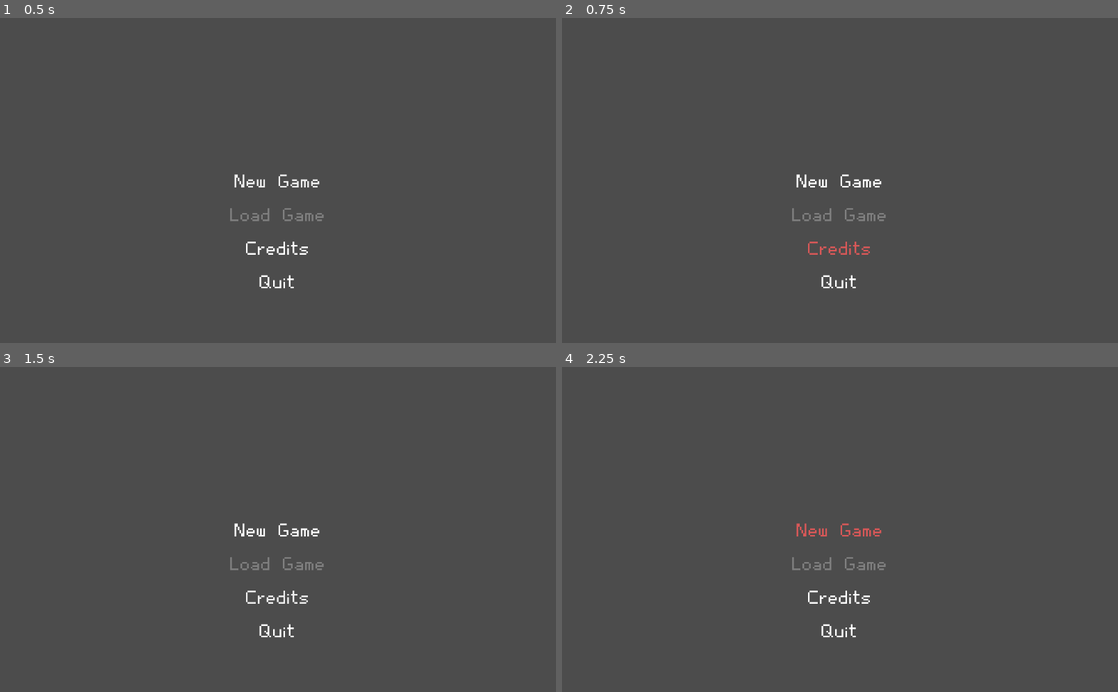
Above: before the commit, frames 1-4 (two rows, left to right).
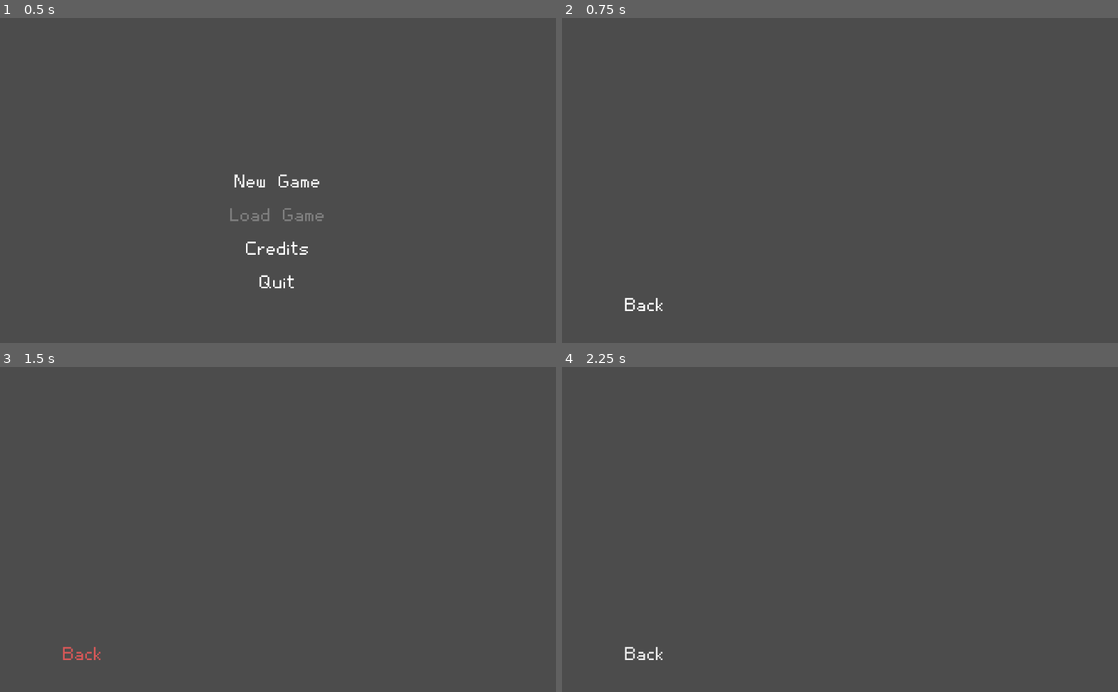
Above: after the commit, the same moments.

Repository: IceMage144/MAC0499
Game: Godot game, scene res://Main.tscn
Two runs of this game, one before a commit and one after it. Both use one fixed random seed, a clock stepped at 60 frames per second and the inputs below.
Inputs (mouse positions are in pixels of both pictures, inside the frame that each line leads up to):
- Up to frame 1 (0.5 s): no input
- Up to frame 2 (0.75 s): click "Credits" at 0.5 s
- Up to frame 3 (1.5 s): click (83, 653) at 1.25 s, where only the run after the commit has a clickable "Back"
- Up to frame 4 (2.25 s): click (840, 529) at 2 s, where only the run before the commit has a clickable "New Game"

Frame 1 is identical in both runs. In frame 2, 0.8% of the frame differs, in the area x 11-59%, y 48-91%; in frame 3, 0.8%; in frame 4, 0.8%.
Error after the commit: Parse Error: The function signature doesn't match the parent. Parent signature is: "String to_string()". (res://Bases/ActionBase.gd:52)

Commit message:
Change test scenes to inherit RoomBase and create teleport interactive

Diff:
--- a/Bases/Controller/BaseRobotController.gd
+++ b/Bases/Controller/BaseRobotController.gd
@@ -43,11 +43,9 @@
 	return dir == Action.RIGHT
 
 func _ready():
-	var glob = self.get_node("/root/global")
-
 	self.parent = self.get_parent()
-	self.enemy = glob.get_enemy(self.parent)
-	self.tm = glob.find_entity("tile_map")
+	self.enemy = global.get_enemy(self.parent)
+	self.tm = global.find_entity("floor")
 	$ThinkTimer.wait_time = self.parent.think_time
 
 func init(params):
--- a/Interactives/Teleport.gd
+++ b/Interactives/Teleport/Teleport.gd
@@ -11,6 +11,7 @@
 ]
 
 export(int, "Right", "Up", "Left", "Down") var direction = Direction.RIGHT
+export(PackedScene) var destination
 
 func _ready():
 	match self.direction:
@@ -22,3 +23,8 @@
 		Direction.DOWN:
 			self.rotation = PI / 2
 			$Sprite.flip_v = true
+
+func _on_Area2D_body_entered(body):
+	if body.is_in_group("player"):
+		var main = global.find_entity("main")
+		main.change_map(self.destination)
--- a/Interactives/Teleport.tscn
+++ b/Interactives/Teleport/Teleport.tscn
@@ -1,6 +1,6 @@
-[gd_scene load_steps=4 format=2]
+[gd_scene load_steps=5 format=2]
 
-[ext_resource path="res://Interactives/Teleport.gd" type="Script" id=1]
+[ext_resource path="res://Interactives/Teleport/Teleport.gd" type="Script" id=1]
 [ext_resource path="res://assets/arrow.png" type="Texture" id=2]
 
 [sub_resource type="Animation" id=1]
@@ -22,10 +22,16 @@
 "values": [ Vector2( -2, 0 ), Vector2( 0, 0 ), Vector2( 2, 0 ), Vector2( 0, 0 ) ]
 }
 
+[sub_resource type="RectangleShape2D" id=2]
+
+custom_solver_bias = 0.0
+extents = Vector2( 20, 30 )
+
 [node name="Teleport" type="Node2D"]
 
 script = ExtResource( 1 )
 direction = null
+destination = null
 
 [node name="Sprite" type="Sprite" parent="." index="0"]
 
@@ -42,3 +48,19 @@
 playback_speed = 1.0
 anims/idle = SubResource( 1 )
 blend_times = [  ]
+
+[node name="Area2D" type="Area2D" parent="." index="1"]
+
+input_pickable = true
+gravity_vec = Vector2( 0, 1 )
+gravity = 98.0
+linear_damp = 0.1
+angular_damp = 1.0
+audio_bus_override = false
+audio_bus_name = "Master"
+
+[node name="CollisionShape2D" type="CollisionShape2D" parent="Area2D" index="0"]
+
+shape = SubResource( 2 )
+
+[connection signal="body_entered" from="Area2D" to="." method="_on_Area2D_body_entered"]
--- a/Main.gd
+++ b/Main.gd
@@ -2,26 +2,25 @@
 
 const PauseMenu = preload("res://Menus/PauseMenu.tscn")
 
-enum Screen { MAIN_MENU, ROBOT_ROBOT, PLAYER_ROBOT }
+enum Scene { MAIN_MENU, ROBOT_ROBOT, PLAYER_ROBOT }
 
-const screen_path = {
-	Screen.MAIN_MENU: "res://Menus/MainMenu.tscn",
-	Screen.ROBOT_ROBOT: "res://Maps/Tests/RobotRobotArena.tscn",
-	Screen.PLAYER_ROBOT: "res://Maps/Tests/PlayerRobotArena.tscn"
+const scene_path = {
+	Scene.MAIN_MENU: "res://Menus/MainMenu.tscn",
+	Scene.ROBOT_ROBOT: "res://Maps/Tests/RobotRobotArena.tscn",
+	Scene.PLAYER_ROBOT: "res://Maps/Tests/PlayerRobotArena.tscn"
 }
 
-export(int, "Main menu", "Robot vs Robot test", "Player vs Robot test") var first_screen = Screen.MAIN_MENU
+export(int, "Main menu", "Robot vs Robot test", "Player vs Robot test") var first_scene = Scene.MAIN_MENU
 export(bool) var character_debug = false
-export(bool) var arena_debug = false
+export(bool) var environment_debug = false
 
-var ScreenClass
-var arena
+var FirstSceneClass
+var current_scene
 
 func _ready():
-	var global = get_node("/root/global")
-	ScreenClass = load(screen_path[first_screen])
-	reset_arena()
-	if first_screen != Screen.MAIN_MENU:
+	self.FirstSceneClass = load(scene_path[first_scene])
+	self.reset_game()
+	if first_scene != Scene.MAIN_MENU:
 		assert(global.has_entity("team1"))
 		assert(global.has_entity("team2"))
 		for timer in get_tree().get_nodes_in_group("debug_timer"):
@@ -32,14 +31,17 @@
 
 func _process(_delta):
 	if Input.is_action_just_pressed("pause"):
-		add_child(PauseMenu.instance())
+		self.add_child(PauseMenu.instance())
 	if Input.is_action_just_pressed("rewind"):
-		reset_arena()
+		self.reset_game()
 
-func reset_arena():
-	if self.arena:
-		self.arena.queue_free()
-		yield(self.arena, "tree_exited")
-	self.arena = ScreenClass.instance()
-	add_child(self.arena)
-	self.arena.debug_mode = self.arena_debug
+func reset_game():
+	self.change_map(self.FirstSceneClass)
+
+func change_map(scene):
+	if self.current_scene:
+		self.current_scene.queue_free()
+		yield(self.current_scene, "tree_exited")
+	self.current_scene = scene.instance()
+	self.add_child(self.current_scene)
+	self.current_scene.debug_mode = self.environment_debug
--- a/Main.tscn
+++ b/Main.tscn
@@ -2,9 +2,11 @@
 
 [ext_resource path="res://Main.gd" type="Script" id=1]
 
-[node name="Main" type="Node"]
+[node name="Main" type="Node" index="0" groups=[
+"main",
+]]
 
 script = ExtResource( 1 )
-first_screen = 0
-character_debug = true
-arena_debug = false
+first_scene = 0
+character_debug = false
+environment_debug = false
--- a/Maps/Adventures/Cave/CaveRoom1.tscn
+++ b/Maps/Adventures/Cave/CaveRoom1.tscn
@@ -1,9 +1,10 @@
-[gd_scene load_steps=3 format=2]
+[gd_scene load_steps=4 format=2]
 
 [ext_resource path="res://Maps/Adventures/AdventureRoomBase.tscn" type="PackedScene" id=1]
 [ext_resource path="res://Maps/Adventures/Cave/CaveTileset.tres" type="TileSet" id=2]
+[ext_resource path="res://Characters/Player/Player.tscn" type="PackedScene" id=3]
 
-[node name="CaveRoom1" instance=ExtResource( 1 )]
+[node name="CaveRoom1" index="0" instance=ExtResource( 1 )]
 
 [node name="Floor" parent="." index="0"]
 
@@ -16,6 +17,6 @@
 cell_y_sort = false
 tile_data = PoolIntArray( -1, 1, 131072, -65536, 1, 131073, -65535, 1, 131073, -65534, 1, 131073, -65533, 1, 131073, -6 …(4878 unchanged characters)…
 
-[node name="Player" parent="Wall" index="0"]
+[node name="Player" parent="Wall" index="0" instance=ExtResource( 3 )]
 
-position = Vector2( 38.6252, 339.675 )
+position = Vector2( 56.6445, 331.055 )
--- a/Maps/City/City.tscn
+++ b/Maps/City/City.tscn
@@ -1,10 +1,12 @@
-[gd_scene load_steps=4 format=2]
+[gd_scene load_steps=6 format=2]
 
 [ext_resource path="res://Maps/RoomBase.tscn" type="PackedScene" id=1]
 [ext_resource path="res://Maps/City/CityTileset.tres" type="TileSet" id=2]
-[ext_resource path="res://Interactives/Teleport.tscn" type="PackedScene" id=3]
+[ext_resource path="res://Interactives/Teleport/Teleport.tscn" type="PackedScene" id=3]
+[ext_resource path="res://Maps/Adventures/Cave/CaveRoom1.tscn" type="PackedScene" id=4]
+[ext_resource path="res://Characters/Player/Player.tscn" type="PackedScene" id=5]
 
-[node name="City" index="0" instance=ExtResource( 1 )]
+[node name="City" instance=ExtResource( 1 )]
 
 [node name="Floor" parent="." index="0"]
 
@@ -13,8 +15,9 @@
 
 [node name="Teleport" parent="Wall" index="0" instance=ExtResource( 3 )]
 
-position = Vector2( 982.986, 267.729 )
+position = Vector2( 984.646, 266.419 )
+destination = ExtResource( 4 )
 
-[node name="Player" parent="Wall" index="1"]
+[node name="Player" parent="Wall" index="1" instance=ExtResource( 5 )]
 
-position = Vector2( 615.096, 261.508 )
+position = Vector2( 708.405, 283.607 )
--- a/Maps/RoomBase.gd
+++ b/Maps/RoomBase.gd
@@ -1,8 +1,11 @@
 extends Node2D
 
+var debug_mode = false
+
 func _ready():
-	var camera = global.find_entity("camera")
-	camera.limit_left = $CameraLimits/TopLeftCorner.position.x
-	camera.limit_top = $CameraLimits/TopLeftCorner.position.y
-	camera.limit_right = $CameraLimits/BottomRightCorner.position.x
-	camera.limit_bottom = $CameraLimits/BottomRightCorner.position.y
+	if global.has_entity("camera"):
+		var camera = global.find_entity("camera")
+		camera.limit_left = $CameraLimits/TopLeftCorner.position.x
+		camera.limit_top = $CameraLimits/TopLeftCorner.position.y
+		camera.limit_right = $CameraLimits/BottomRightCorner.position.x
+		camera.limit_bottom = $CameraLimits/BottomRightCorner.position.y
--- a/Maps/RoomBase.tscn
+++ b/Maps/RoomBase.tscn
@@ -1,13 +1,16 @@
-[gd_scene load_steps=3 format=2]
+[gd_scene load_steps=2 format=2]
 
 [ext_resource path="res://Maps/RoomBase.gd" type="Script" id=1]
-[ext_resource path="res://Characters/Player/Player.tscn" type="PackedScene" id=2]
 
-[node name="AdventureRoom" type="Node2D"]
+[node name="RoomBase" type="Node2D" index="0" groups=[
+"room",
+]]
 
 script = ExtResource( 1 )
 
-[node name="Floor" type="TileMap" parent="." index="0"]
+[node name="Floor" type="TileMap" parent="." index="0" groups=[
+"floor",
+]]
 
 mode = 0
 tile_set = null
@@ -27,7 +30,9 @@
 format = 1
 tile_data = PoolIntArray(  )
 
-[node name="Wall" type="TileMap" parent="." index="1"]
+[node name="Wall" type="TileMap" parent="." index="1" groups=[
+"wall",
+]]
 
 mode = 0
 tile_set = null
@@ -47,10 +52,6 @@
 format = 1
 tile_data = PoolIntArray(  )
 
-[node name="Player" parent="Wall" index="0" instance=ExtResource( 2 )]
-
-position = Vector2( 113.805, 242.99 )
-
 [node name="CameraLimits" type="Node" parent="." index="2"]
 
 [node name="TopLeftCorner" type="Position2D" parent="CameraLimits" index="0"]
--- a/Maps/Tests/BasicTileset.tres
+++ b/Maps/Tests/BasicTileset.tres
@@ -1,6 +1,6 @@
 [gd_resource type="TileSet" load_steps=3 format=2]
 
-[ext_resource path="res://assets/tiles.png" type="Texture" id=1]
+[ext_resource path="res://assets/tiles/tiles.png" type="Texture" id=1]
 
 [sub_resource type="ConvexPolygonShape2D" id=1]
 
--- a/Maps/Tests/BasicTileset.tscn
+++ b/Maps/Tests/BasicTileset.tscn
@@ -1,6 +1,6 @@
 [gd_scene load_steps=2 format=2]
 
-[ext_resource path="res://assets/tiles.png" type="Texture" id=1]
+[ext_resource path="res://assets/tiles/tiles.png" type="Texture" id=1]
 
 [node name="Node2D" type="Node2D"]
 
--- a/Maps/Tests/PlayerRobotArena.tscn
+++ b/Maps/Tests/PlayerRobotArena.tscn
@@ -1,51 +1,31 @@
-[gd_scene load_steps=5 format=2]
+[gd_scene load_steps=6 format=2]
 
-[ext_resource path="res://Maps/Tests/Arena.py" type="Script" id=1]
-[ext_resource path="res://Maps/Tests/BasicTileset.tres" type="TileSet" id=2]
-[ext_resource path="res://Characters/Player/Player.tscn" type="PackedScene" id=3]
-[ext_resource path="res://Characters/Human/Human.tscn" type="PackedScene" id=4]
+[ext_resource path="res://Maps/RoomBase.tscn" type="PackedScene" id=1]
+[ext_resource path="res://Maps/Tests/Arena.py" type="Script" id=2]
+[ext_resource path="res://Maps/Tests/BasicTileset.tres" type="TileSet" id=3]
+[ext_resource path="res://Characters/Player/Player.tscn" type="PackedScene" id=4]
+[ext_resource path="res://Characters/Human/Human.tscn" type="PackedScene" id=5]
 
-[node name="GeneticArena" type="YSort" groups=[
-"arena",
-]]
+[node name="PlayerRobotArena" instance=ExtResource( 1 )]
 
-sort_enabled = true
-script = ExtResource( 1 )
+script = ExtResource( 2 )
 
-[node name="Floor" type="TileMap" parent="." index="0" groups=[
-"tile_map",
-]]
+[node name="Floor" parent="." index="0"]
 
-mode = 0
-tile_set = ExtResource( 2 )
-cell_size = Vector2( 32, 32 )
-cell_quadrant_size = 16
-cell_custom_transform = Transform2D( 1, 0, 0, 1, 0, 0 )
-cell_half_offset = 2
-cell_tile_origin = 0
-cell_y_sort = false
-cell_clip_uv = false
-collision_use_kinematic = false
-collision_friction = 1.0
-collision_bounce = 0.0
-collision_layer = 1
-collision_mask = 1
-occluder_light_mask = 1
-format = 1
+tile_set = ExtResource( 3 )
 tile_data = PoolIntArray( 0, 1, 0, 1, 1, 0, 2, 1, 0, 3, 1, 0, 4, 1, 0, 5, 1, 0, 6, 1, 0, 7, 1, 0, 8, 1, 0, 9, 1, 0, 10, …(8345 unchanged characters)…
-_sections_unfolded = [ "Cell" ]
 
-[node name="Player" parent="." index="1" groups=[
+[node name="Player" parent="Wall" index="0" groups=[
 "team1",
-] instance=ExtResource( 3 )]
-
-position = Vector2( 340, 321 )
-
-[node name="Robot2" parent="." index="2" groups=[
-"team2",
 ] instance=ExtResource( 4 )]
 
-position = Vector2( 757, 304 )
+position = Vector2( 363.887, 303.758 )
+
+[node name="Robot" parent="Wall" index="1" groups=[
+"team2",
+] instance=ExtResource( 5 )]
+
+position = Vector2( 713.991, 299.814 )
 ai_type = 1
 learning_rate = 0.0005
 discount = 0.999
@@ -59,5 +39,3 @@
 wait_time = 20.0
 one_shot = false
 autostart = true
-
-[connection signal="timeout" from="TimeoutTimer" to="." method="_on_TimeoutTimer_timeout"]
--- a/Maps/Tests/RobotRobotArena.tscn
+++ b/Maps/Tests/RobotRobotArena.tscn
@@ -1,44 +1,24 @@
-[gd_scene load_steps=4 format=2]
+[gd_scene load_steps=5 format=2]
 
-[ext_resource path="res://Maps/Tests/Arena.py" type="Script" id=1]
-[ext_resource path="res://Maps/Tests/BasicTileset.tres" type="TileSet" id=2]
-[ext_resource path="res://Characters/Human/Human.tscn" type="PackedScene" id=3]
+[ext_resource path="res://Maps/RoomBase.tscn" type="PackedScene" id=1]
+[ext_resource path="res://Maps/Tests/Arena.py" type="Script" id=2]
+[ext_resource path="res://Maps/Tests/BasicTileset.tres" type="TileSet" id=3]
+[ext_resource path="res://Characters/Human/Human.tscn" type="PackedScene" id=4]
 
-[node name="GeneticArena" type="YSort" groups=[
-"arena",
-]]
+[node name="RobotRobotTest" instance=ExtResource( 1 )]
 
-sort_enabled = true
-script = ExtResource( 1 )
+script = ExtResource( 2 )
 
-[node name="Floor" type="TileMap" parent="." index="0" groups=[
-"tile_map",
-]]
+[node name="Floor" parent="." index="0"]
 
-mode = 0
-tile_set = ExtResource( 2 )
-cell_size = Vector2( 32, 32 )
-cell_quadrant_size = 16
-cell_custom_transform = Transform2D( 1, 0, 0, 1, 0, 0 )
-cell_half_offset = 2
-cell_tile_origin = 0
-cell_y_sort = false
-cell_clip_uv = false
-collision_use_kinematic = false
-collision_friction = 1.0
-collision_bounce = 0.0
-collision_layer = 1
-collision_mask = 1
-occluder_light_mask = 1
-format = 1
+tile_set = ExtResource( 3 )
 tile_data = PoolIntArray( 0, 1, 0, 1, 1, 0, 2, 1, 0, 3, 1, 0, 4, 1, 0, 5, 1, 0, 6, 1, 0, 7, 1, 0, 8, 1, 0, 9, 1, 0, 10, …(8345 unchanged characters)…
-_sections_unfolded = [ "Cell" ]
 
-[node name="Robot1" parent="." index="1" groups=[
+[node name="Robot1" parent="Wall" index="0" groups=[
 "team1",
-] instance=ExtResource( 3 )]
+] instance=ExtResource( 4 )]
 
-position = Vector2( 736, 263 )
+position = Vector2( 755.802, 302.955 )
 ai_type = 1
 learning_rate = 0.0005
 discount = 0.999
@@ -46,11 +26,11 @@
 exploration_rate_decay_time = 40.0
 experience_replay = true
 
-[node name="Robot2" parent="." index="2" groups=[
+[node name="Robot2" parent="Wall" index="1" groups=[
 "team2",
-] instance=ExtResource( 3 )]
+] instance=ExtResource( 4 )]
 
-position = Vector2( 349, 261 )
+position = Vector2( 268.382, 298.364 )
 ai_type = 2
 learning_rate = 0.0005
 discount = 0.999
@@ -64,5 +44,3 @@
 wait_time = 20.0
 one_shot = false
 autostart = true
-
-[connection signal="timeout" from="TimeoutTimer" to="." method="_on_TimeoutTimer_timeout"]
--- a/Maps/Util/DrawActions.gd
+++ b/Maps/Util/DrawActions.gd
@@ -12,7 +12,6 @@
 var botAI
 
 func _ready():
-	var global = get_node("/root/global")
 	player = global.find_entity("team1")
 	robot = global.find_entity("team2")
 	botAI = robot.get_node("AI")
--- /dev/null
+++ b/Menus/Credits.tscn
@@ -0,0 +1,53 @@
+[gd_scene load_steps=2 format=2]
+
+[ext_resource path="res://Menus/MenuButton.tscn" type="PackedScene" id=1]
+
+[node name="Credits" type="Control" index="0"]
+
+anchor_left = 0.0
+anchor_top = 0.0
+anchor_right = 0.0
+anchor_bottom = 0.0
+margin_right = 40.0
+margin_bottom = 40.0
+rect_pivot_offset = Vector2( 0, 0 )
+rect_clip_content = false
+mouse_filter = 0
+mouse_default_cursor_shape = 0
+size_flags_horizontal = 1
+size_flags_vertical = 1
+
+[node name="RichTextLabel" type="RichTextLabel" parent="." index="0"]
+
+anchor_left = 0.0
+anchor_top = 0.0
+anchor_right = 0.0
+anchor_bottom = 0.0
+margin_right = 234.0
+margin_bottom = 173.0
+rect_pivot_offset = Vector2( 0, 0 )
+rect_clip_content = true
+mouse_filter = 0
+mouse_default_cursor_shape = 0
+size_flags_horizontal = 1
+size_flags_vertical = 1
+bbcode_enabled = false
+bbcode_text = ""
+visible_characters = -1
+percent_visible = 1.0
+meta_underlined = true
+tab_size = 4
+text = ""
+scroll_active = true
+scroll_following = false
+selection_enabled = false
+override_selected_font_color = false
+_sections_unfolded = [ "BBCode" ]
+
+[node name="Back" parent="." index="1" instance=ExtResource( 1 )]
+
+margin_left = 57.0
+margin_top = 508.0
+margin_right = 249.0
+margin_bottom = 550.0
+text = "Back"
--- a/Menus/MainMenu.gd
+++ b/Menus/MainMenu.gd
@@ -1,4 +1,7 @@
 extends Control
+
+const CityScene = preload("res://Maps/City/City.tscn")
+const CreditsScene = preload("res://Menus/Credits.tscn")
 
 var debug_mode = false
 var focused_button_id = 0
@@ -27,3 +30,17 @@
 	if not self.buttons[button_id].disabled:
 		self.buttons[self.focused_button_id].release_focus()
 		self.focused_button_id = button_id
+
+
+func _on_NewGame_pressed():
+	var main = global.find_entity("main")
+	main.change_map(CityScene)
+
+
+func _on_Credits_pressed():
+	var main = global.find_entity("main")
+	main.change_map(CreditsScene)
+
+
+func _on_Quit_pressed():
+	get_tree().quit()
--- a/Menus/MainMenu.tscn
+++ b/Menus/MainMenu.tscn
@@ -1,50 +1,7 @@
-[gd_scene load_steps=9 format=2]
+[gd_scene load_steps=3 format=2]
 
 [ext_resource path="res://Menus/MainMenu.gd" type="Script" id=1]
-[ext_resource path="res://assets/magic-pixel/Magic-Pixel.ttf" type="DynamicFontData" id=2]
-
-[sub_resource type="StyleBoxEmpty" id=1]
-
-content_margin_left = -1.0
-content_margin_right = -1.0
-content_margin_top = -1.0
-content_margin_bottom = -1.0
-
-[sub_resource type="StyleBoxEmpty" id=2]
-
-content_margin_left = -1.0
-content_margin_right = -1.0
-content_margin_top = -1.0
-content_margin_bottom = -1.0
-
-[sub_resource type="StyleBoxEmpty" id=3]
-
-content_margin_left = -1.0
-content_margin_right = -1.0
-content_margin_top = -1.0
-content_margin_bottom = -1.0
-
-[sub_resource type="StyleBoxEmpty" id=4]
-
-content_margin_left = -1.0
-content_margin_right = -1.0
-content_margin_top = -1.0
-content_margin_bottom = -1.0
-
-[sub_resource type="StyleBoxEmpty" id=5]
-
-content_margin_left = -1.0
-content_margin_right = -1.0
-content_margin_top = -1.0
-content_margin_bottom = -1.0
-
-[sub_resource type="DynamicFont" id=6]
-
-size = 33
-use_mipmaps = false
-use_filter = false
-font_data = ExtResource( 2 )
-_sections_unfolded = [ "Settings" ]
+[ext_resource path="res://Menus/MenuButton.tscn" type="PackedScene" id=2]
 
 [node name="MainMenu" type="Control" index="0"]
 
@@ -99,141 +56,31 @@
 alignment = 0
 _sections_unfolded = [ "custom_constants" ]
 
-[node name="NewGame" type="Button" parent="MarginContainer/VBoxContainer" index="0"]
+[node name="NewGame" parent="MarginContainer/VBoxContainer" index="0" instance=ExtResource( 2 )]
 
-anchor_left = 0.0
-anchor_top = 0.0
-anchor_right = 0.0
-anchor_bottom = 0.0
-margin_right = 192.0
-margin_bottom = 42.0
-rect_pivot_offset = Vector2( 0, 0 )
-rect_clip_content = false
-focus_mode = 2
-mouse_filter = 0
-mouse_default_cursor_shape = 0
-size_flags_horizontal = 1
-size_flags_vertical = 1
-custom_styles/hover = SubResource( 1 )
-custom_styles/pressed = SubResource( 2 )
-custom_styles/focus = SubResource( 3 )
-custom_styles/disabled = SubResource( 4 )
-custom_styles/normal = SubResource( 5 )
-custom_fonts/font = SubResource( 6 )
-custom_colors/font_color_disabled = Color( 0.503906, 0.503906, 0.503906, 1 )
-custom_colors/font_color = Color( 1, 1, 1, 1 )
-custom_colors/font_color_hover = Color( 0.851562, 0.345947, 0.345947, 1 )
-custom_colors/font_color_pressed = Color( 0.752941, 0.25098, 0.25098, 1 )
-toggle_mode = false
-enabled_focus_mode = 2
-shortcut = null
-group = null
 text = "New Game"
-flat = true
-align = 1
-_sections_unfolded = [ "custom_colors" ]
 
-[node name="LoadGame" type="Button" parent="MarginContainer/VBoxContainer" index="1"]
+[node name="LoadGame" parent="MarginContainer/VBoxContainer" index="1" instance=ExtResource( 2 )]
 
-anchor_left = 0.0
-anchor_top = 0.0
-anchor_right = 0.0
-anchor_bottom = 0.0
 margin_top = 62.0
-margin_right = 192.0
 margin_bottom = 104.0
-rect_pivot_offset = Vector2( 0, 0 )
-rect_clip_content = false
-focus_mode = 2
-mouse_filter = 0
-mouse_default_cursor_shape = 0
-size_flags_horizontal = 1
-size_flags_vertical = 1
-custom_styles/hover = SubResource( 1 )
-custom_styles/pressed = SubResource( 2 )
-custom_styles/focus = SubResource( 3 )
-custom_styles/disabled = SubResource( 4 )
-custom_styles/normal = SubResource( 5 )
-custom_fonts/font = SubResource( 6 )
-custom_colors/font_color_disabled = Color( 0.503906, 0.503906, 0.503906, 1 )
-custom_colors/font_color = Color( 1, 1, 1, 1 )
-custom_colors/font_color_hover = Color( 0.851562, 0.345947, 0.345947, 1 )
-custom_colors/font_color_pressed = Color( 0.752941, 0.25098, 0.25098, 1 )
 disabled = true
-toggle_mode = false
-enabled_focus_mode = 2
-shortcut = null
-group = null
 text = "Load Game"
-flat = true
-align = 1
-_sections_unfolded = [ "custom_colors" ]
 
-[node name="Credits" type="Button" parent="MarginContainer/VBoxContainer" index="2"]
+[node name="Credits" parent="MarginContainer/VBoxContainer" index="2" instance=ExtResource( 2 )]
 
-anchor_left = 0.0
-anchor_top = 0.0
-anchor_right = 0.0
-anchor_bottom = 0.0
 margin_top = 124.0
-margin_right = 192.0
 margin_bottom = 166.0
-rect_pivot_offset = Vector2( 0, 0 )
-rect_clip_content = false
-focus_mode = 2
-mouse_filter = 0
-mouse_default_cursor_shape = 0
-size_flags_horizontal = 1
-size_flags_vertical = 1
-custom_styles/hover = SubResource( 1 )
-custom_styles/pressed = SubResource( 2 )
-custom_styles/focus = SubResource( 3 )
-custom_styles/disabled = SubResource( 4 )
-custom_styles/normal = SubResource( 5 )
-custom_fonts/font = SubResource( 6 )
-custom_colors/font_color_disabled = Color( 0.503906, 0.503906, 0.503906, 1 )
-custom_colors/font_color = Color( 1, 1, 1, 1 )
-custom_colors/font_color_hover = Color( 0.851562, 0.345947, 0.345947, 1 )
-custom_colors/font_color_pressed = Color( 0.752941, 0.25098, 0.25098, 1 )
-toggle_mode = false
-enabled_focus_mode = 2
-shortcut = null
-group = null
 text = "Credits"
-flat = true
-align = 1
-_sections_unfolded = [ "custom_colors" ]
 
-[node name="Quit" type="Button" parent="MarginContainer/VBoxContainer" index="3"]
+[node name="Quit" parent="MarginContainer/VBoxContainer" index="3" instance=ExtResource( 2 )]
 
-anchor_left = 0.0
-anchor_top = 0.0
-anchor_right = 0.0
-anchor_bottom = 0.0
 margin_top = 186.0
-margin_right = 192.0
 margin_bottom = 228.0
-rect_pivot_offset = Vector2( 0, 0 )
-rect_clip_content = false
-focus_mode = 2
-mouse_filter = 0
-mouse_default_cursor_shape = 0
-size_flags_horizontal = 1
-size_flags_vertical = 1
-custom_styles/hover = SubResource( 1 )
-custom_styles/pressed = SubResource( 2 )
-custom_styles/focus = SubResource( 3 )
-custom_styles/disabled = SubResource( 4 )
-custom_styles/normal = SubResource( 5 )
-custom_fonts/font = SubResource( 6 )
-custom_colors/font_color_disabled = Color( 0.503906, 0.503906, 0.503906, 1 )
-custom_colors/font_color = Color( 1, 1, 1, 1 )
-custom_colors/font_color_hover = Color( 0.851562, 0.345947, 0.345947, 1 )
-custom_colors/font_color_pressed = Color( 0.752941, 0.25098, 0.25098, 1 )
-toggle_mode = false
-enabled_focus_mode = 2
-shortcut = null
-group = null
 text = "Quit"
-flat = true
-align = 1
+
+[connection signal="pressed" from="MarginContainer/VBoxContainer/NewGame" to="." method="_on_NewGame_pressed"]
+
+[connection signal="pressed" from="MarginContainer/VBoxContainer/Credits" to="." method="_on_Credits_pressed"]
+
+[connection signal="pressed" from="MarginContainer/VBoxContainer/Quit" to="." method="_on_Quit_pressed"]
--- /dev/null
+++ b/Menus/MenuButton.tscn
@@ -0,0 +1,78 @@
+[gd_scene load_steps=8 format=2]
+
+[ext_resource path="res://assets/magic-pixel/Magic-Pixel.ttf" type="DynamicFontData" id=1]
+
+[sub_resource type="StyleBoxEmpty" id=1]
+
+content_margin_left = -1.0
+content_margin_right = -1.0
+content_margin_top = -1.0
+content_margin_bottom = -1.0
+
+[sub_resource type="StyleBoxEmpty" id=2]
+
+content_margin_left = -1.0
+content_margin_right = -1.0
+content_margin_top = -1.0
+content_margin_bottom = -1.0
+
+[sub_resource type="StyleBoxEmpty" id=3]
+
+content_margin_left = -1.0
+content_margin_right = -1.0
+content_margin_top = -1.0
+content_margin_bottom = -1.0
+
+[sub_resource type="StyleBoxEmpty" id=4]
+
+content_margin_left = -1.0
+content_margin_right = -1.0
+content_margin_top = -1.0
+content_margin_bottom = -1.0
+
+[sub_resource type="StyleBoxEmpty" id=5]
+
+content_margin_left = -1.0
+content_margin_right = -1.0
+content_margin_top = -1.0
+content_margin_bottom = -1.0
+
+[sub_resource type="DynamicFont" id=6]
+
+size = 33
+use_mipmaps = false
+use_filter = false
+font_data = ExtResource( 1 )
+_sections_unfolded = [ "Settings" ]
+
+[node name="MenuButton" type="Button" index="0"]
+
+anchor_left = 0.0
+anchor_top = 0.0
+anchor_right = 0.0
+anchor_bottom = 0.0
+margin_right = 192.0
+margin_bottom = 42.0
+rect_pivot_offset = Vector2( 0, 0 )
+rect_clip_content = false
+focus_mode = 2
+mouse_filter = 0
+mouse_default_cursor_shape = 0
+size_flags_horizontal = 1
+size_flags_vertical = 1
+custom_styles/hover = SubResource( 1 )
+custom_styles/pressed = SubResource( 2 )
+custom_styles/focus = SubResource( 3 )
+custom_styles/disabled = SubResource( 4 )
+custom_styles/normal = SubResource( 5 )
+custom_fonts/font = SubResource( 6 )
+custom_colors/font_color_disabled = Color( 0.503906, 0.503906, 0.503906, 1 )
+custom_colors/font_color = Color( 1, 1, 1, 1 )
+custom_colors/font_color_hover = Color( 0.851562, 0.345947, 0.345947, 1 )
+custom_colors/font_color_pressed = Color( 0.752941, 0.25098, 0.25098, 1 )
+toggle_mode = false
+enabled_focus_mode = 2
+shortcut = null
+group = null
+flat = true
+align = 1
--- a/Menus/PauseMenu.gd
+++ b/Menus/PauseMenu.gd
@@ -9,4 +9,4 @@
 		queue_free()
 
 func _on_SaveArch_pressed():
-	get_node("/root/global").save_info(get_tree().get_nodes_in_group("has_arch"))
+	global.save_info(get_tree().get_nodes_in_group("has_arch"))
